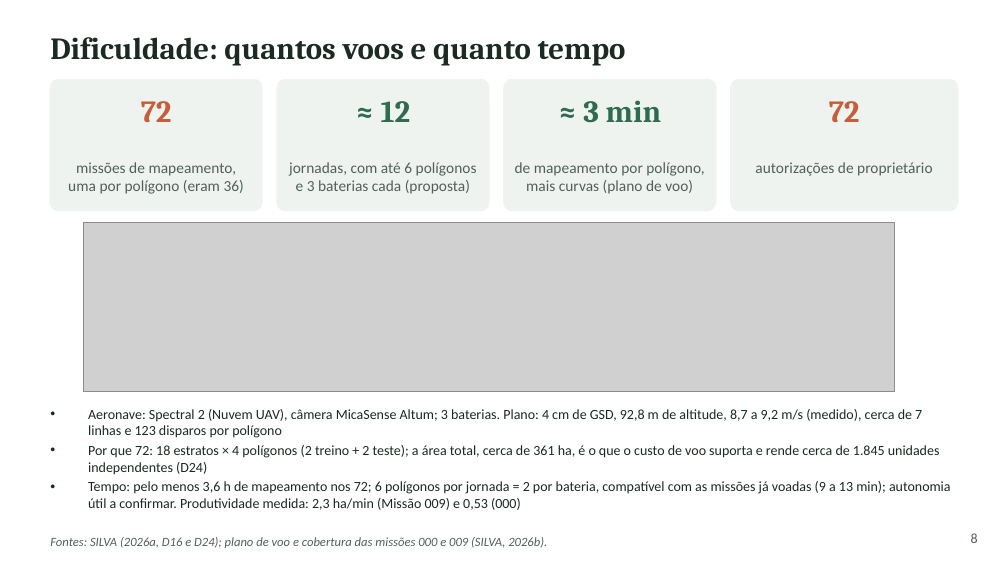
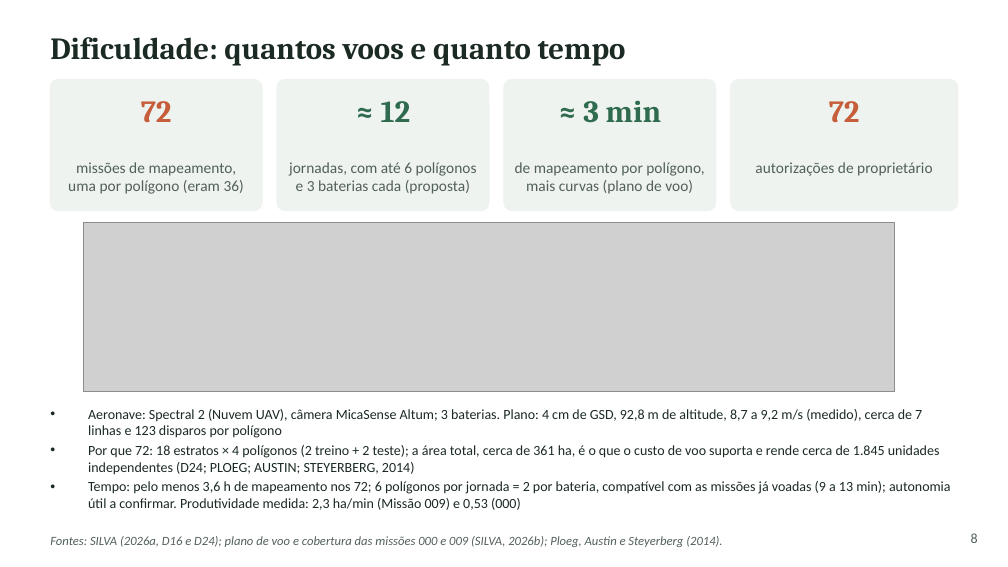
Before and after one commit to RedZardoz/localizador-erosao-v02, a slide deck: slide 9 of docs/Apresentacao_SAREL_Enxuta_3_referencias_ABNT.pptx. Drawn at 1008x567 pixels with LibreOffice and Linux fonts; fonts in the diff are those of the drawing; grey boxes stand for pictures. Boxes give left, top, right and bottom in pixels: in the first picture for what was removed or moved away, otherwise in the second. Text is boxed around its words. In the diff, an @@ line names an element or a change of style, - is before the commit and + after.

```diff
--- a/docs/Apresentacao_SAREL_Enxuta_3_referencias_ABNT.pptx
+++ b/docs/Apresentacao_SAREL_Enxuta_3_referencias_ABNT.pptx
@@ text at bbox=[88, 445, 940, 475]: text changed @@
-• Por que 72: 18 estratos × 4 polígonos (2 treino + 2 teste); a área total, cerca de 361 ha, é o que o custo de voo suporta e rende cerca de 1.845 unidades independentes (D24)
+• Por que 72: 18 estratos × 4 polígonos (2 treino + 2 teste); a área total, cerca de 361 ha, é o que o custo de voo suporta e rende cerca de 1.845 unidades independentes (D24; PLOEG; AUSTIN; STEYERBERG, 2014)
@@ text at bbox=[50, 536, 722, 547]: text changed @@
-Fontes: SILVA (2026a, D16 e D24); plano de voo e cobertura das missões 000 e 009 (SILVA, 2026b).
+Fontes: SILVA (2026a, D16 e D24); plano de voo e cobertura das missões 000 e 009 (SILVA, 2026b); Ploeg, Austin e Steyerberg (2014).
```
Also in this commit, not shown: 10 other slides changed.
